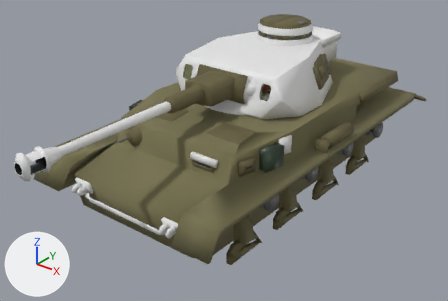
Two versions of the glTF model BlenderFiles/Tanks/pzIV_new.glb, one commit apart.
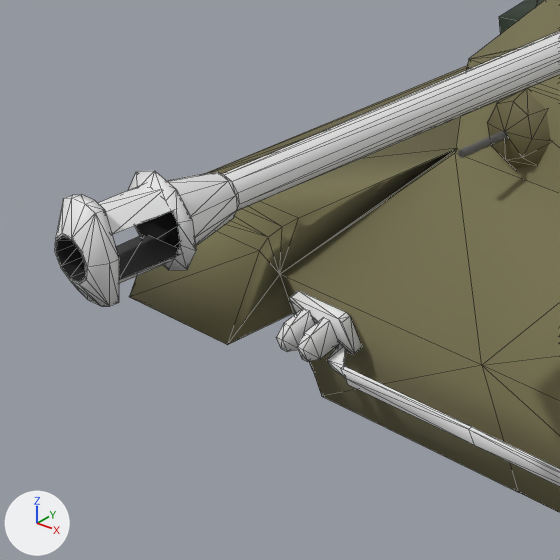
The first picture shows the older version from a 50 mm lens placed at (5.02, -6.9, 4.91), pointed at (-0.04, -0.58, 1.0). The close-ups show both versions on the part from 0% to 32% of the width and 34% to 82% of the height of that picture; other places that the commit changed are outside them. Lighting does not change. The marker at lower left points along +X, +Y and +Z. The close-ups show mesh edges as thin lines. Where no turn or scale is listed for an object, it has been applied to the vertices.

Names of what the first close-up shows: 'barrel', 'hull_details', 'hull_exterior', 'mg_bulge'.
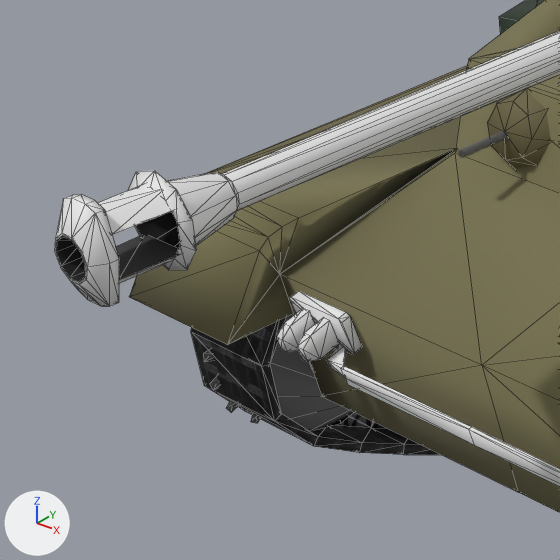
Where the newer file only moved an object's origin or applied its transform, the numbers keep the older frame.

Where the change shows, as pixel boxes (x1, y1, x2, y2) in the close-ups (560 x 560 px):
'track.R', added
    after: (191, 316, 441, 455)
'sprocket.R', added
    after: (204, 314, 354, 430)

The change, as a diff of the scene's bpy script:
```diff
--- a/BlenderFiles/Tanks/pzIV_new.glb.py
+++ b/BlenderFiles/Tanks/pzIV_new.glb.py
@@ img_panzertrack @@
+img_panzertrack = load_image('panzertrack', '_unpacked/panzertrack', 512, 512, 'sRGB')
@@ mat_panzertrack_r @@
+mat_panzertrack_r = bpy.data.materials.new('panzertrack.R')
+# uses the picture img_panzertrack
@@ me_track_r @@
+me_track_r.from_pydata(...)  # 318 vertices, 795 faces; spans x -0.19..0.19, y -2.69..2.78, z -0.27..0.85
+me_track_r.materials.append(mat_panzertrack_r)
@@ me_sprocket_r @@
+me_sprocket_r.from_pydata(...)  # 220 vertices, 289 faces; spans x -0.137..0.076, y -0.392..0.391, z -0.393..0.39
+me_sprocket_r.materials.append(mat_greysteel_001)  # dark grey #676767
@@ ob_track_r @@
+ob_track_r = bpy.data.objects.new('track.R', me_track_r)
+ob_track_r.location = (-1.19, 0.03, 0.299)
@@ ob_sprocket_r @@
+ob_sprocket_r = bpy.data.objects.new('sprocket.R', me_sprocket_r)
+ob_sprocket_r.location = (-1.166, -2.289, 0.733)
```
